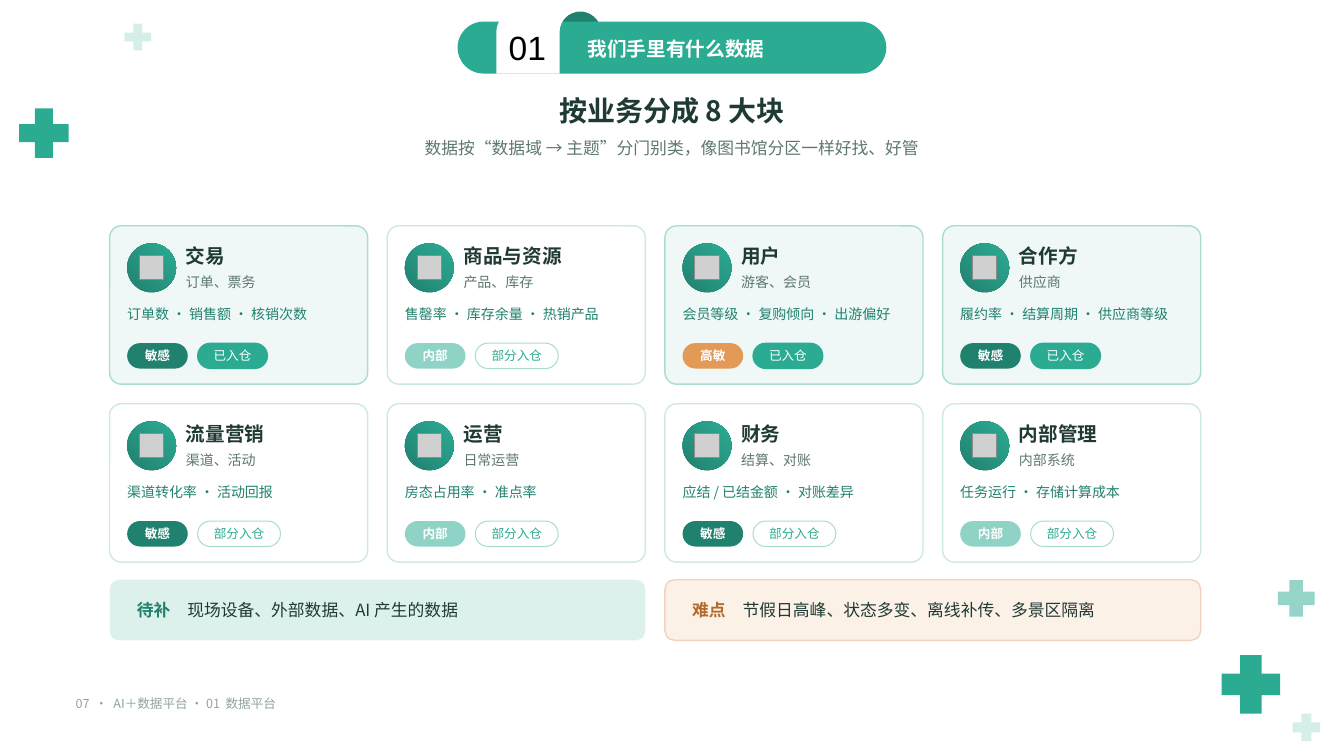
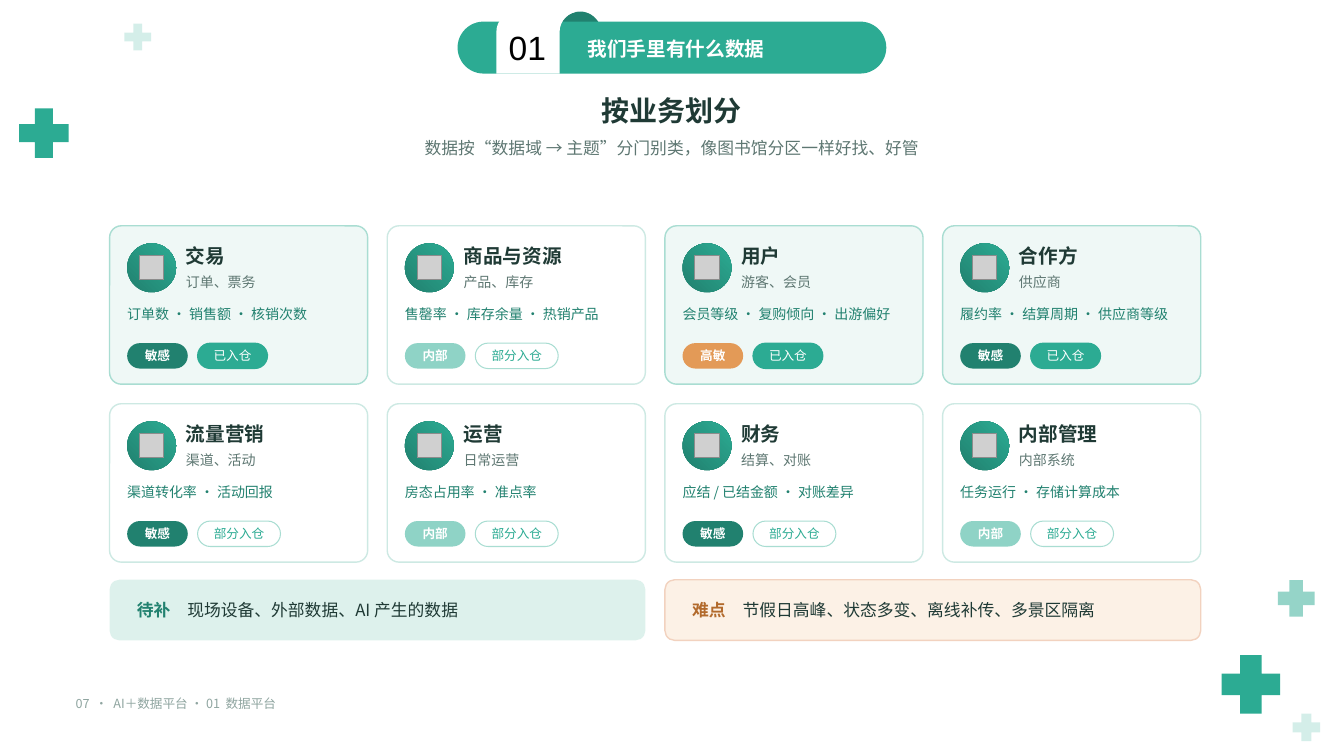
Before and after one commit to keanying/relevance, a slide deck: slide 7 of AI＋数据平台_老板汇报_青绿模板.pptx. Drawn at 1344x756 pixels with LibreOffice and Linux fonts; fonts in the diff are those of the drawing; grey boxes stand for pictures; background and template pictures are left out. Boxes give left, top, right and bottom in pixels: in the first picture for what was removed or moved away, otherwise in the second. Text is boxed around its words. In the diff, an @@ line names an element or a change of style, - is before the commit and + after.

```diff
--- a/AI＋数据平台_老板汇报_青绿模板.pptx
+++ b/AI＋数据平台_老板汇报_青绿模板.pptx
@@ text at (602,97,742,124): text changed @@
-按业务分成 8 大块
+按业务划分
```
Also in this commit, not shown: 2 other slides changed.
